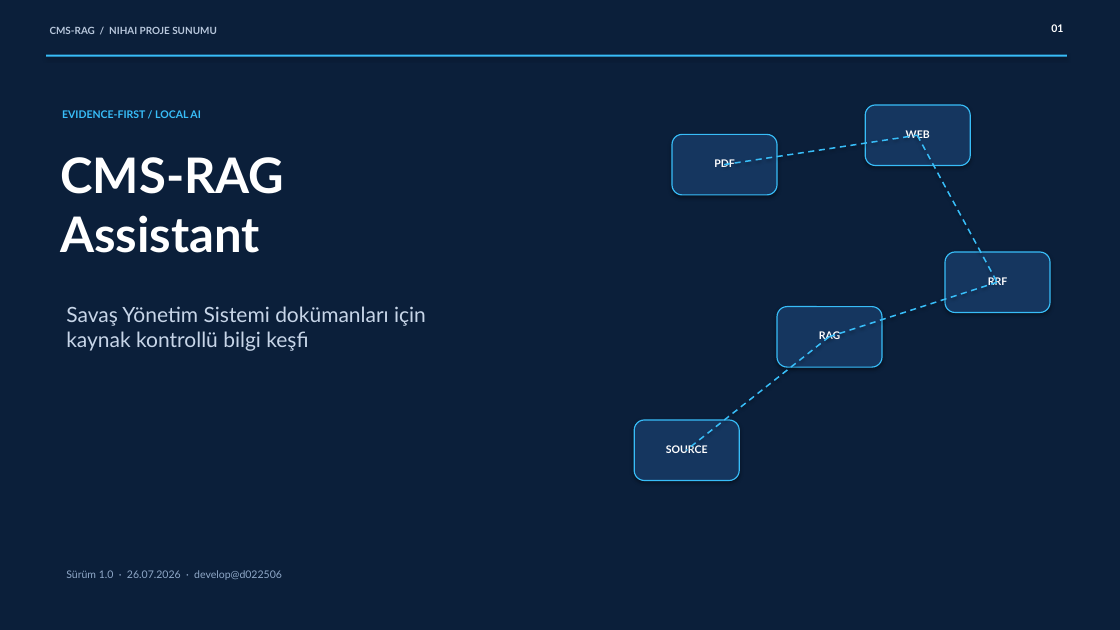
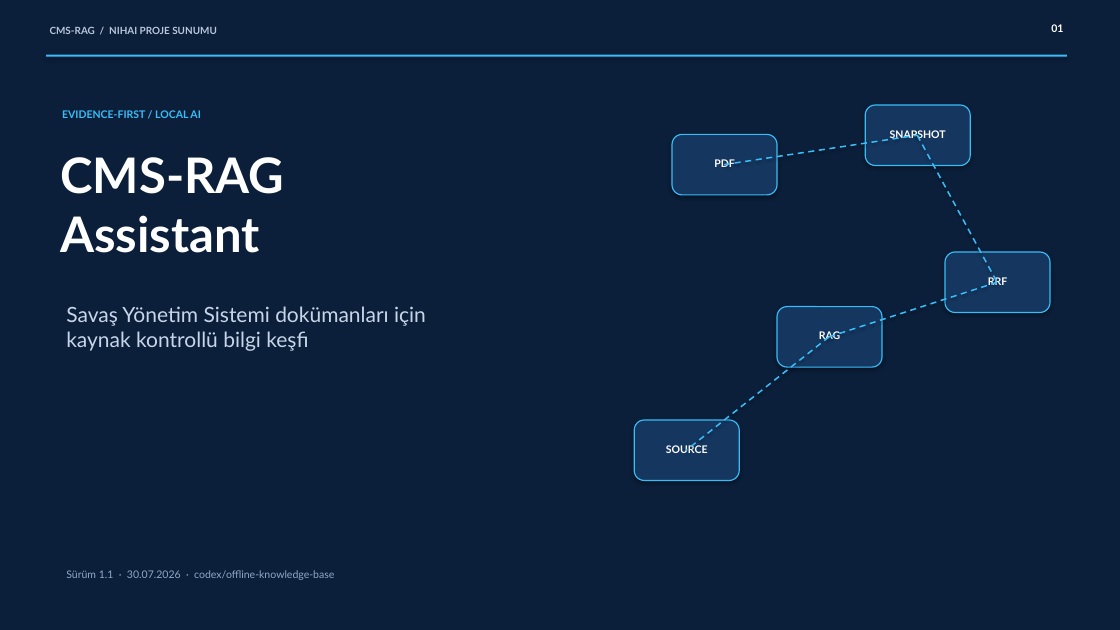
Before and after one commit to AnEngineerEfe/CMS-RAG-Assistant, a slide deck: slide 1 of deliverables/CMS-RAG_Nihai_Proje_Sunumu.pptx. Drawn at 1120x630 pixels with LibreOffice and Linux fonts; fonts in the diff are those of the drawing. Boxes give left, top, right and bottom in pixels: in the first picture for what was removed or moved away, otherwise in the second. Text is boxed around its words. In the diff, an @@ line names an element or a change of style, - is before the commit and + after.

Commit message:
feat: add prepared offline knowledge base

```diff
--- a/deliverables/CMS-RAG_Nihai_Proje_Sunumu.pptx
+++ b/deliverables/CMS-RAG_Nihai_Proje_Sunumu.pptx
@@ text at box(890, 130, 946, 141): text changed @@
-WEB
+SNAPSHOT
@@ text at box(66, 570, 334, 580): text changed @@
-Sürüm 1.0 · 26.07.2026 · develop@d022506
+Sürüm 1.1 · 30.07.2026 · codex/offline-knowledge-base
```
Also in this commit, not shown: 3 other slides changed, 30 other files.
